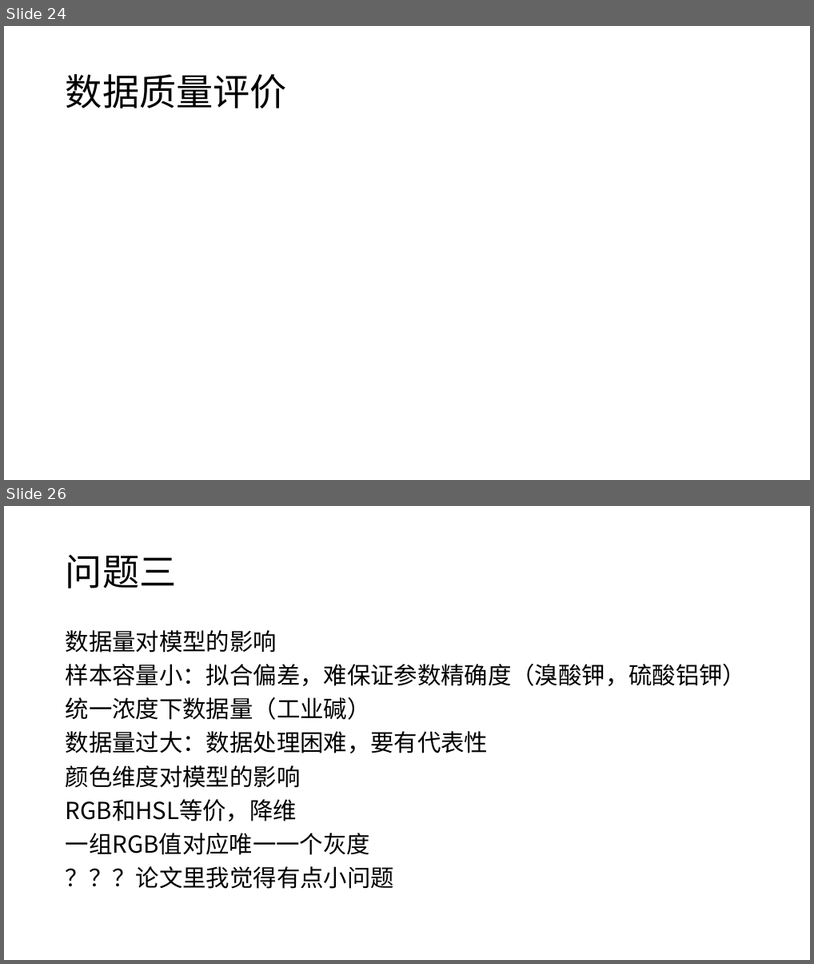
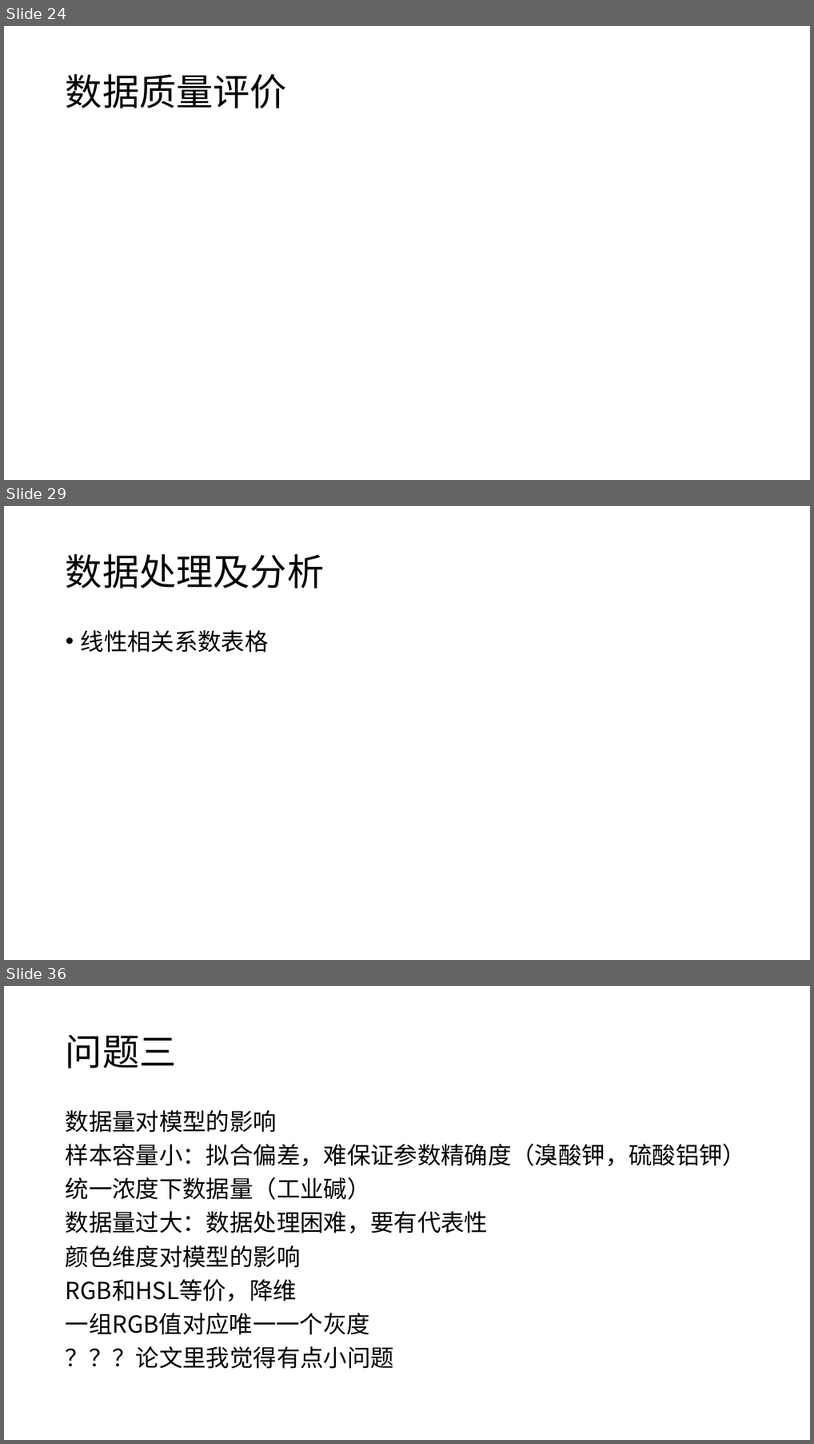
Before and after one commit to yuanjingsong/MCM_Homework, a slide deck: PreG21.pptx. Shown one above the other, each under a label of ours: slides 24 and 26 before the commit, slides 24, 29 and 36 after it; the slides between them are not shown. The pictures are 814x964 and 814x1444 pixels, drawn with LibreOffice and Linux fonts; fonts in the diff are those of the drawing; grey boxes stand for pictures. Boxes give left, top, right and bottom in pixels: in the first picture for what was removed or moved away, otherwise in the second. Text is boxed around its words. In the diff, an @@ line names an element or a change of style, - is before the commit and + after.

```diff
--- a/PreG21.pptx
+++ b/PreG21.pptx
@@ slide 29 added at box(4, 506, 810, 960), background #FFFFFF @@
@@ title added at box(66, 554, 324, 588), 44 pt, text #000000 @@
+数据处理及分析
@@ text added at box(81, 630, 269, 652), 28 pt, text #000000 @@
+• 线性相关系数表格
@@ what was slide 26 is now slide 36 @@
```
Also in this commit, not shown: 1 slide changed, 9 other slides added.
